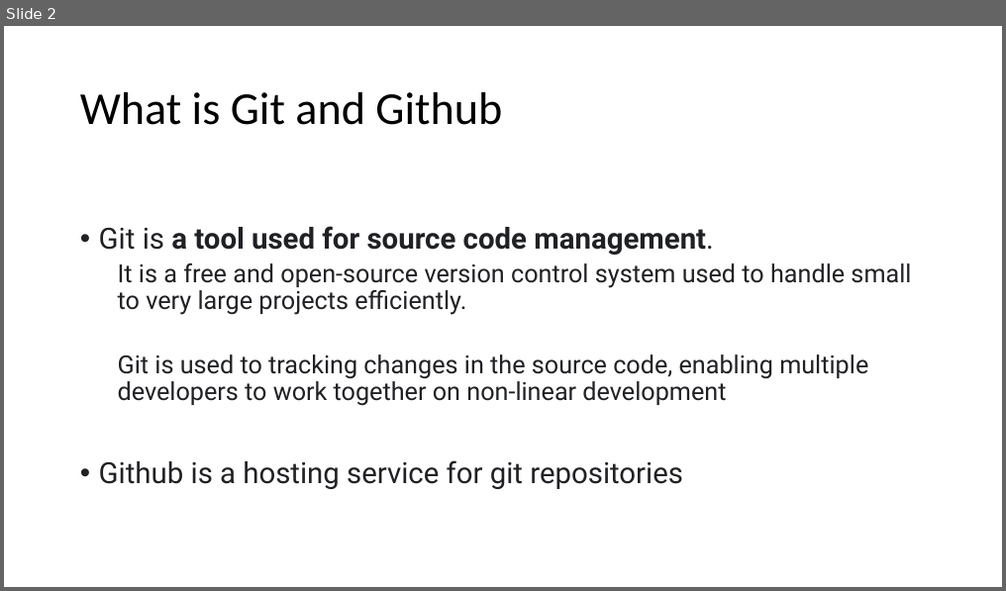
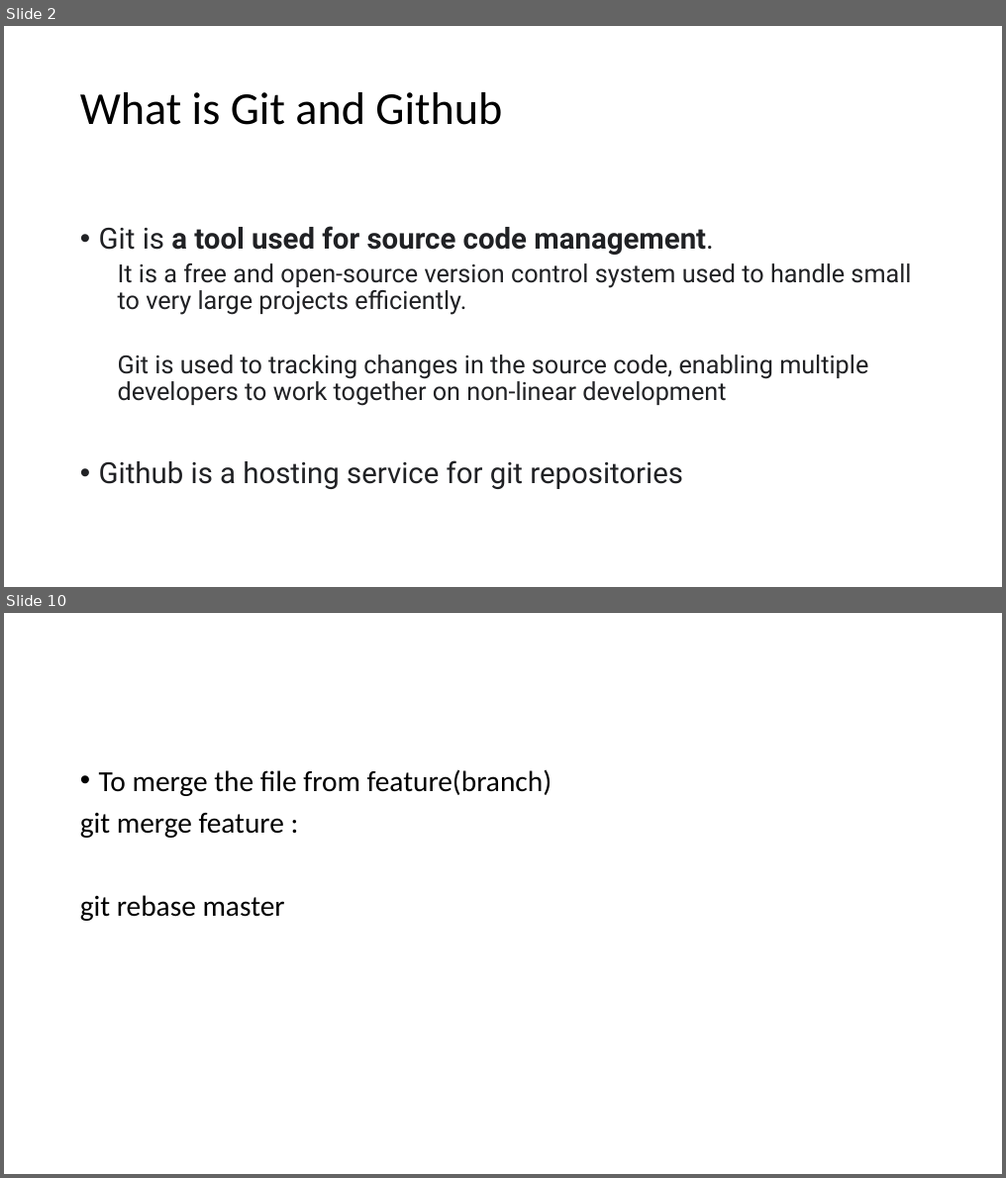
Before and after one commit to Santi2020/Study-Notes, a slide deck: Git_And_GitHub_Demo.docx.pptx. Shown one above the other, each under a label of ours: slide 2 before the commit, slides 2 and 10 after it; the slides between them are not shown. The pictures are 1006x591 and 1006x1178 pixels, drawn with LibreOffice and Linux fonts; fonts in the diff are those of the drawing. Boxes give left, top, right and bottom in pixels: in the first picture for what was removed or moved away, otherwise in the second. Text is boxed around its words. In the diff, an @@ line names an element or a change of style, - is before the commit and + after.

```diff
--- a/Git_And_GitHub_Demo.docx.pptx
+++ b/Git_And_GitHub_Demo.docx.pptx
@@ slide 10 added at <box>4,613,1002,1174</box>, background #FFFFFF @@
@@ text added at <box>80,769,552,921</box>, 28 pt, text #000000 @@
+• To merge the file from feature(branch)
+git merge feature :
+git rebase master
```
Also in this commit, not shown: 11 other slides added, 12 slides removed, 1 other file.
